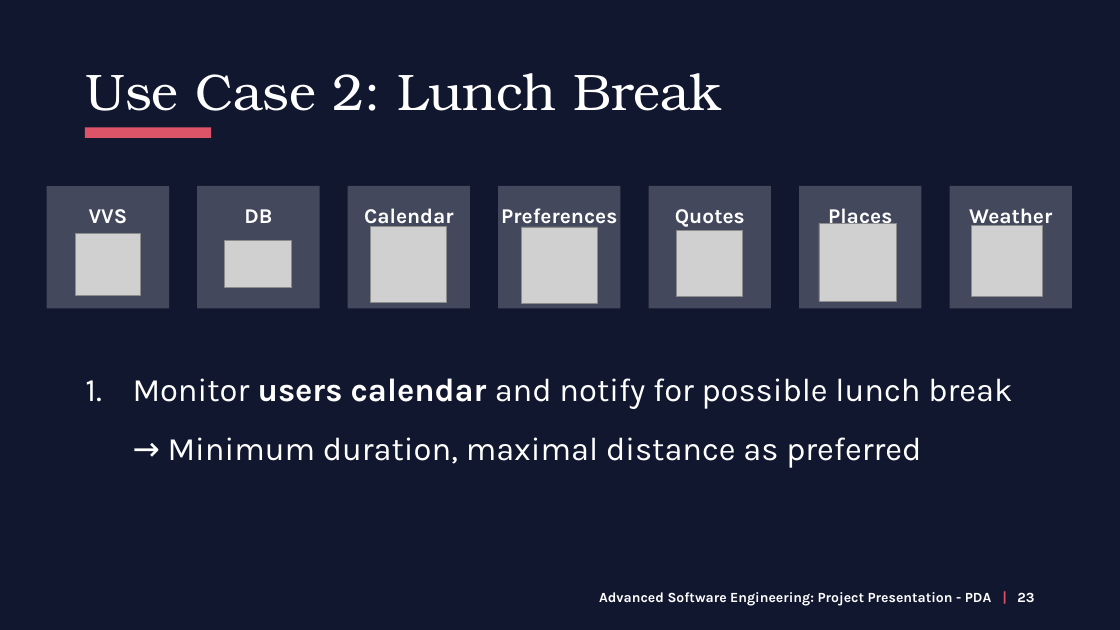
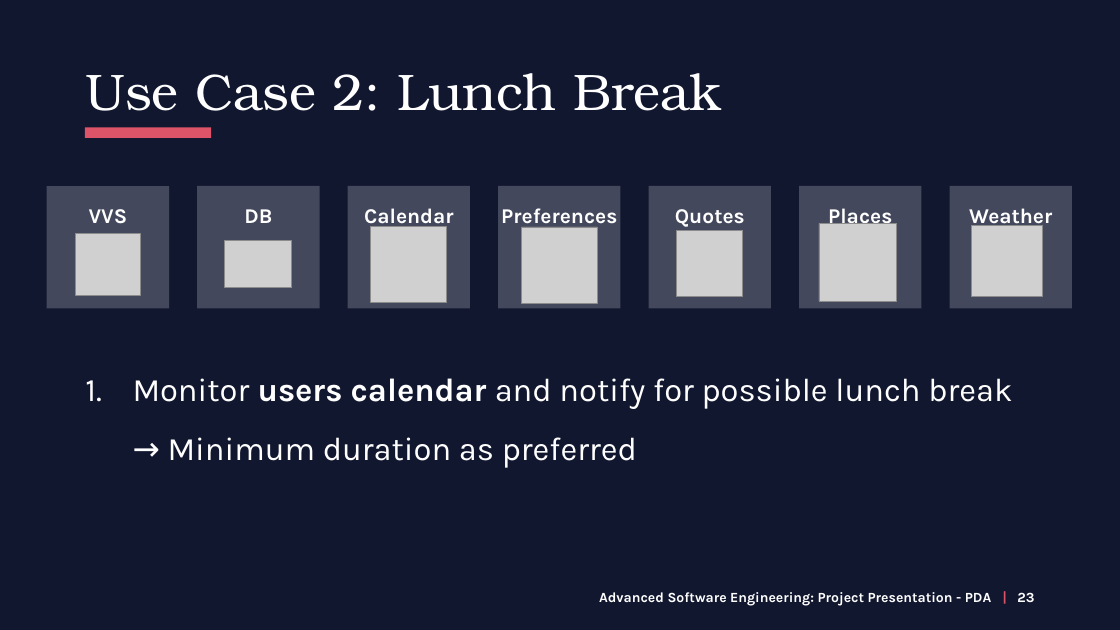
Before and after one commit to dhbw-stg-tinf17a/ICC-Pr-sentation, a slide deck: slide 23 of Presentation/ASE_Gunter.pptx. Drawn at 1120x630 pixels with LibreOffice and Linux fonts; fonts in the diff are those of the drawing; grey boxes stand for pictures. Boxes give left, top, right and bottom in pixels: in the first picture for what was removed or moved away, otherwise in the second. Text is boxed around its words. In the diff, an @@ line names an element or a change of style, - is before the commit and + after.

```diff
--- a/Presentation/ASE_Gunter.pptx
+++ b/Presentation/ASE_Gunter.pptx
@@ text at [133, 378, 1012, 468]: text changed @@
-1. Monitor users calendar and notify for possible lunch break
-   → Minimum duration, maximal distance as preferred
+1. Monitor users calendar and notify for possible lunch break
+   → Minimum duration as preferred
```
Also in this commit, not shown: 7 other slides changed, 1 slide added, 1 slide removed.
